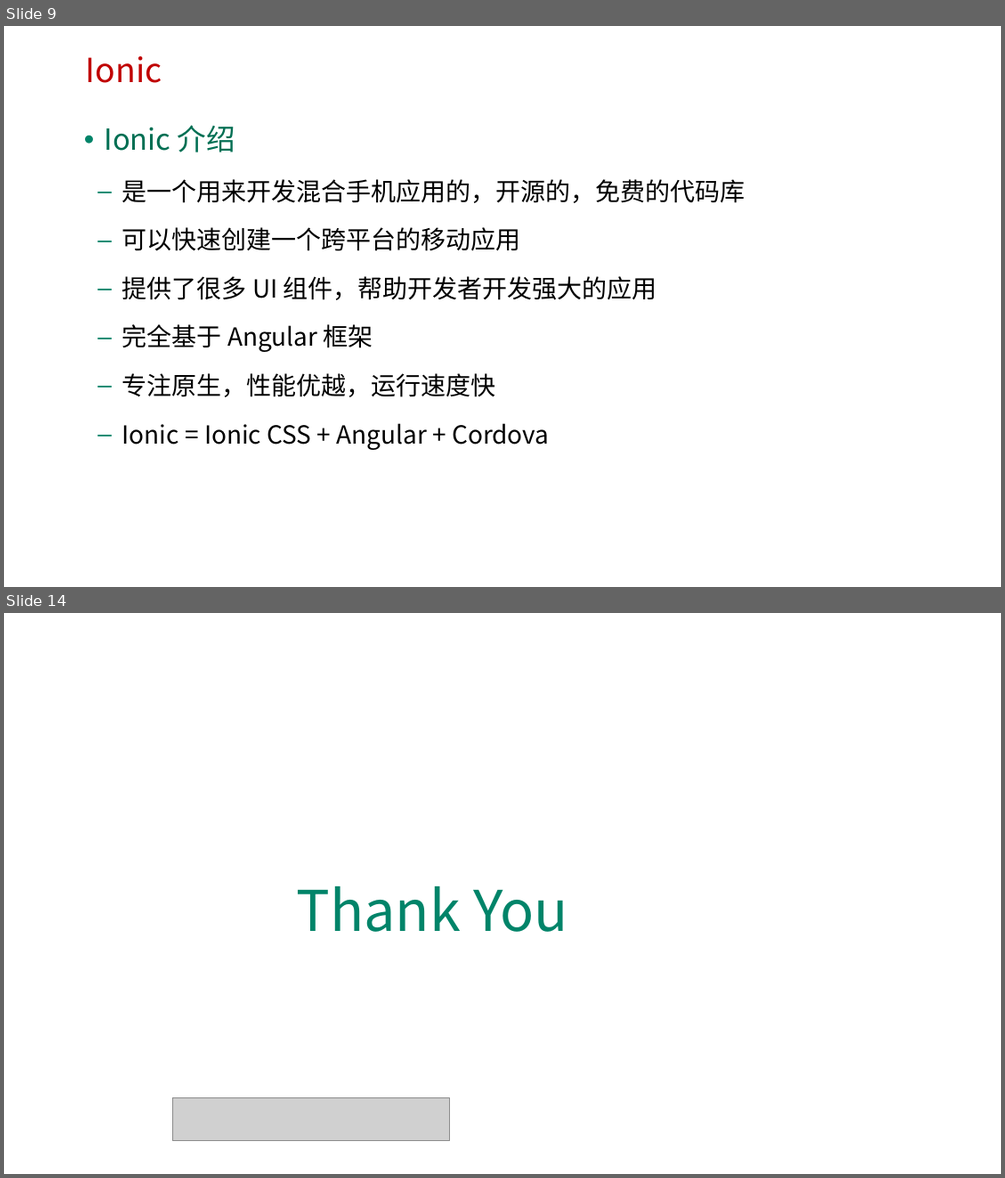
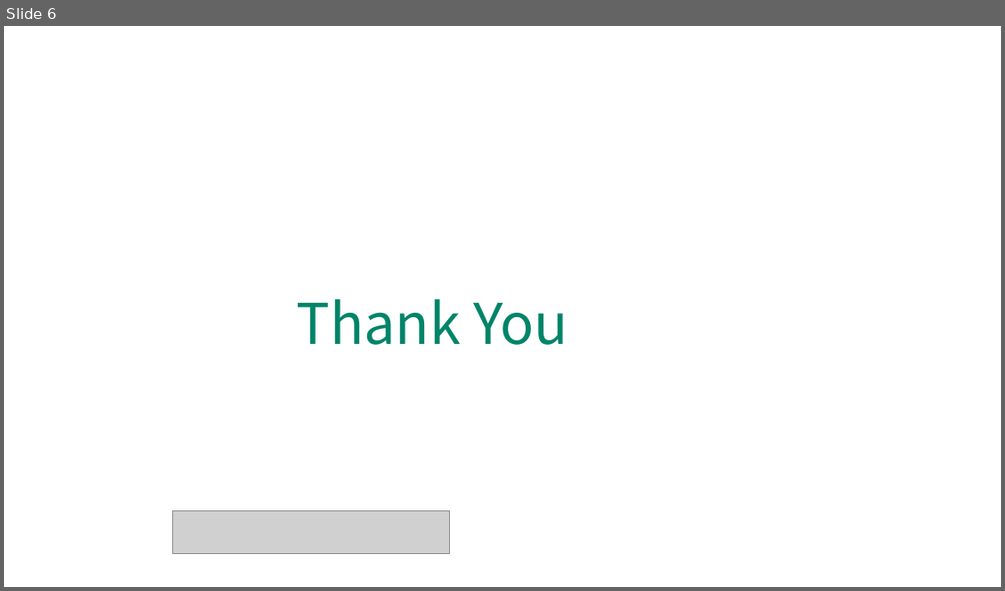
Before and after one commit to HL1115/react, a slide deck: reactjs/ppt/1-1 React简介.pptx. Shown one above the other, each under a label of ours: slides 9 and 14 before the commit, slide 6 after it; the slides between them are not shown. The pictures are 1005x1178 and 1005x591 pixels, drawn with LibreOffice and Linux fonts; fonts in the diff are those of the drawing; grey boxes stand for pictures; background and template pictures are left out. Boxes give left, top, right and bottom in pixels: in the first picture for what was removed or moved away, otherwise in the second. Text is boxed around its words. In the diff, an @@ line names an element or a change of style, - is before the commit and + after.

```diff
--- a/reactjs/ppt/1-1 React简介.pptx
+++ b/reactjs/ppt/1-1 React简介.pptx
@@ slide 9 removed at (x1=4, y1=26, x2=1001, y2=587), background picture (left out) @@
@@ text removed at (x1=86, y1=56, x2=162, y2=83) @@
-Ionic
@@ text removed at (x1=104, y1=125, x2=745, y2=450) @@
-• Ionic 介绍
-  – 是一个用来开发混合手机应用的，开源的，免费的代码库
-  – 可以快速创建一个跨平台的移动应用
-  – 提供了很多 UI 组件，帮助开发者开发强大的应用
-  – 完全基于 Angular 框架
-  – 专注原生，性能优越，运行速度快
-  – Ionic = Ionic CSS + Angular + Cordova
@@ what was slide 14 is now slide 6 @@
```
Also in this commit, not shown: 1 slide changed, 4 slides added, 11 other slides removed, 1 other file.
